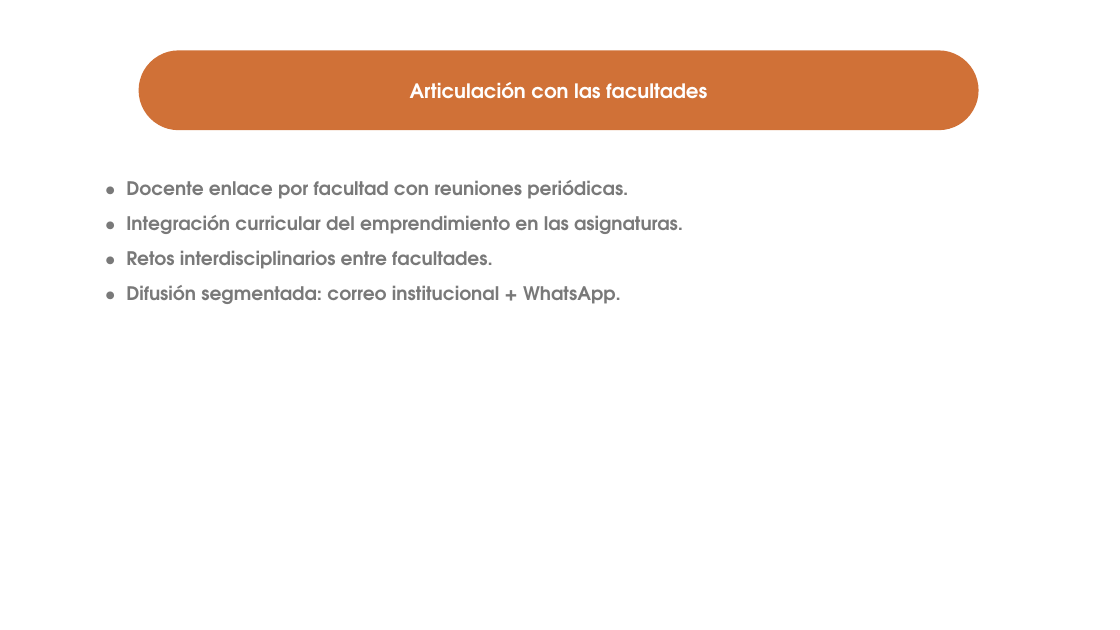
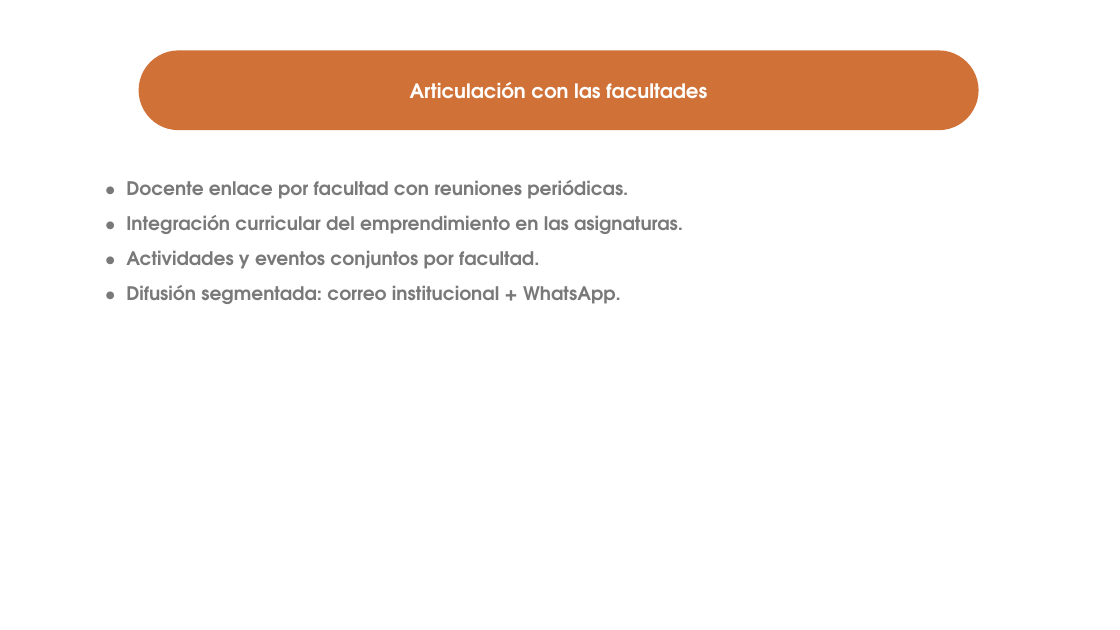
Before and after one commit to ronaldojavier100-oss/case, a slide deck: slide 18 of Ruta-Emprendimiento-CIE.pptx (slide 17 before the commit). Drawn at 1120x630 pixels with LibreOffice and Linux fonts; fonts in the diff are those of the drawing; background and template pictures are left out. Boxes give left, top, right and bottom in pixels: in the first picture for what was removed or moved away, otherwise in the second. Text is boxed around its words. In the diff, an @@ line names an element or a change of style, - is before the commit and + after.

Commit message:
Ruta (Word y PPT): 3 componentes transversales, red de mentores y actividades conjuntas (alineado al informe)

```diff
--- a/Ruta-Emprendimiento-CIE.pptx
+++ b/Ruta-Emprendimiento-CIE.pptx
@@ text at (126, 250, 539, 269): text changed @@
-• Retos interdisciplinarios entre facultades.
+• Actividades y eventos conjuntos por facultad.
```
Also in this commit, not shown: 4 other slides changed, 1 slide added, 1 other file.
